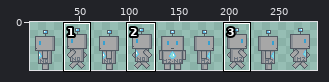
One commit to this sprite sheet: assets/characters/H2NObit.png. The first picture is a wide view before the edit; the outline marks the close-up.
Close-up. Earlier state:
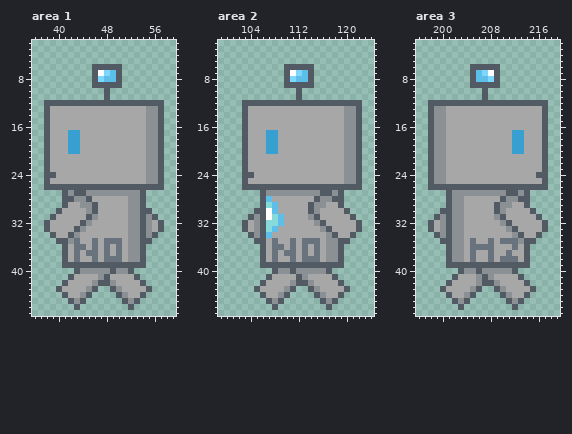
The file is 288x48 pixels. Pixels under 10% opacity are left out. Shown: area 1: x 36..59, y 2..47; area 2: x 99..124, y 2..47; area 3: x 196..219, y 2..47. The wide view leaves out empty margins. The commit also changed other parts of the picture, which this record leaves out.
After:
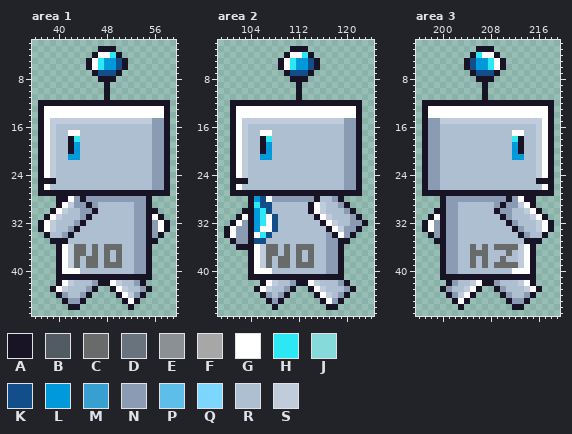
Palette (. is transparent): A #181425  B #525a63  C #696a6a  D #69737e  E #8b9095  F #a7a7a7  G #ffffff  H #2ce8f5  J #86dada  K #124e89  L #0099db  M #37a0d0  N #8b9bb4  P #5dbeea  Q #7cd6ff  R #afbfd2  S #c0cbdc
The exact change:
Changed rows in their new state; - is an unchanged pixel.
Area 1:
first column x 37:
 3 ----------AAA---------
 4 ---------AGGHA--------
 5 --------AGHLLKA-------
 6 --------AGHLLKA-------
 7 ---------AKKKA--------
 8 ---------.AAA.--------
 9 ---------..A..--------
10 -----------A----------
11 -----------A----------
12 AAAAAAAAAAAAAAAAAAAAAA
13 AGGGGGGGGGGGGGGGGGGGGA
14 AGGGGGGGGGGGGGGGGGGGGA
15 AGSSSSSSSSSSSSSSSSSNNA
16 AGSRRRRRRRRRRRRRRRRNNA
17 AGSRRGGRRRRRRRRRRRRNNA
18 AGSRRAHRRRRRRRRRRRRNNA
19 AGSRRALRRRRRRRRRRRRNNA
20 AGSRRALRRRRRRRRRRRRNNA
21 AGSRRLLRRRRRRRRRRRRNNA
22 AGSRRRRRRRRRRRRRRRRNNA
23 AGSRRRRRRRRRRRRRRRRNNA
24 AGSRRRRRRRRRRRRRRRRNNA
25 AAARRRRRRRRRRRRRRRRNNA
26 AGRRRRRRRRRRRRRRRRRNNA
27 AAAAAAAAAAAAAAAAAAAAAA
28 ---AAGNANNNNNNNNNNA---
29 ---AGSNNANRRRRRRNNA---
30 --AGSRRNNARRRRRRNNAA--
31 -AGSRRRNARRRRRRRNNAGA-
32 AGSRRRNARRRRRRRRNNANGA
33 AGSRRNARRRRRRRRRNNANGA
34 -ARRNARRRRRRRRRRNNANA-
35 --AAARRRRRRRRRRRNNAA--
36 ---AGSCCRCRCCCRRNNA---
37 ---AGSCCRCRCRCRRNNA---
38 ---AGSCRCCRCRCRRNNA---
39 ---AGSCRCCRCCCRRNNA---
40 ---AGGGRRRRRRRRRNNA---
41 ---AAAAAAAAAAAAAAAA---
42 ---AGSRRRNAAGSRRNA----
43 --AGSRRRNA--AGSRRNA---
44 ---ANRRNA----AGSNA----
45 ----ANNA------AGA-----
46 -----AA--------A------
Area 2:
first column x 100:
 3 -----------AAA----------
 4 ----------AGGHA---------
 5 ---------AGHLLKA--------
 6 ---------AGHLLKA--------
 7 ----------AKKKA---------
 8 ----------.AAA.---------
 9 ----------..A..---------
10 ------------A-----------
11 ------------A-----------
12 -AAAAAAAAAAAAAAAAAAAAAA-
13 -AGGGGGGGGGGGGGGGGGGGGA-
14 -AGGGGGGGGGGGGGGGGGGGGA-
15 -AGSSSSSSSSSSSSSSSSSNNA-
16 -AGSRRRRRRRRRRRRRRRRNNA-
17 -AGSRRGGRRRRRRRRRRRRNNA-
18 -AGSRRAHRRRRRRRRRRRRNNA-
19 -AGSRRALRRRRRRRRRRRRNNA-
20 -AGSRRALRRRRRRRRRRRRNNA-
21 -AGSRRLLRRRRRRRRRRRRNNA-
22 -AGSRRRRRRRRRRRRRRRRNNA-
23 -AGSRRRRRRRRRRRRRRRRNNA-
24 -AGSRRRRRRRRRRRRRRRRNNA-
25 -AAARRRRRRRRRRRRRRRRNNA-
26 -AGRRRRRRRRRRRRRRRRRNNA-
27 -AAAAAAAAAAAAAAAAAAAAAA-
28 ----ALKGNNNNNNNARRNA----
29 ----AHKKRRRRRRAGSRRNA---
30 ---AALHKRRRRRRAGSRRRNA--
31 --AGALH-KRRRRRRAGSRRRNA-
32 -AGNALHGKRRRRRRRAGSRRNNA
33 AGNNALGGKRRRRRRRRAGSNNA-
34 AGNNAGHKRRRRRRRRRNAGNA--
35 -ANNAKKRRRRRRRRRRNNAA---
36 --AAAGSCCRCRCCCRRNNA----
37 ----AGSCCRCRCRCRRNNA----
38 ----AGSCRCCRCRCRRNNA----
39 ----AGSCRCCRCCCRRNNA----
40 ----AGGGRRRRRRRRRNNA----
41 ----AAAAAAAAAAAAAAAA----
42 ------AGSRRNAAGSRRRNA---
43 -----AGSRRNA--AGSRRRNA--
44 ------ANRNA----AGSRNA---
45 -------ANA------AGNA----
46 --------A--------AA-----
Area 3:
first column x 197:
 3 ---------AAA----------
 4 --------AHGGA---------
 5 -------AKLLHGA--------
 6 -------AKLLHGA--------
 7 --------AKKKA---------
 8 --------.AAA.---------
 9 --------..A..---------
10 ----------A-----------
11 ----------A-----------
12 AAAAAAAAAAAAAAAAAAAAAA
13 AGGGGGGGGGGGGGGGGGGGGA
14 AGGGGGGGGGGGGGGGGGGGGA
15 ANNSSSSSSSSSSSSSSSSSGA
16 ANNRRRRRRRRRRRRRRRRSGA
17 ANNRRRRRRRRRRRRGGRRSGA
18 ANNRRRRRRRRRRRRHARRSGA
19 ANNRRRRRRRRRRRRLARRSGA
20 ANNRRRRRRRRRRRRLARRSGA
21 ANNRRRRRRRRRRRRLLRRSGA
22 ANNRRRRRRRRRRRRRRRRSGA
23 ANNRRRRRRRRRRRRRRRRSGA
24 ANNRRRRRRRRRRRRRRRRSGA
25 ANNRRRRRRRRRRRRRRRRAAA
26 ANNRRRRRRRRRRRRRRRRRGA
27 AAAAAAAAAAAAAAAAAAAAAA
28 ---ANNNNNNNNNNANGAA---
29 ---ANNRRRRRRNANNSGA---
30 --AANNRRRRRRANNRRSGA--
31 -AGANNRRRRRRRANRRRSGA-
32 AGNANNRRRRRRRRANRRRSGA
33 AGNANNRRRRRRRRRANRRSGA
34 -ANANNRRRRRRRRRRANRRA-
35 --AANNRRRRRRRRRRRAAA--
36 ---ANNRRCRCRCCCCSGA---
37 ---ANNRRCCCRRRCRSGA---
38 ---ANNRRCRCRRCRRSGA---
39 ---ANNRRCRCRCCCCSGA---
40 ---ANNRRRRRRRRRGGGA---
41 ---AAAAAAAAAAAAAAAA---
42 ----ANRRSGAANRRRSGA---
43 ---ANRRSGA--ANRRRSGA--
44 ----ANSGA----ANRRNA---
45 -----AGA------ANNA----
46 ------A--------AA-----
Where, in picture pixels (left, top, right, bottom), the same in both close-ups:
changed: (38, 46, 170, 310)
changed: (224, 46, 368, 310)
changed: (422, 46, 554, 310)
